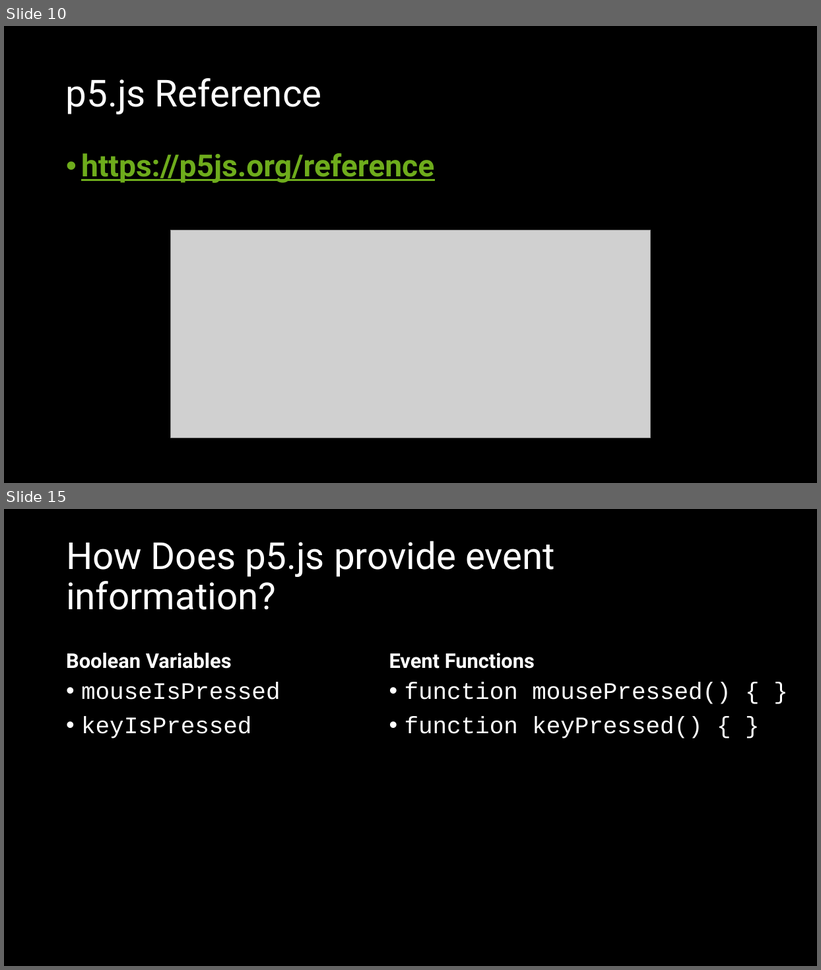
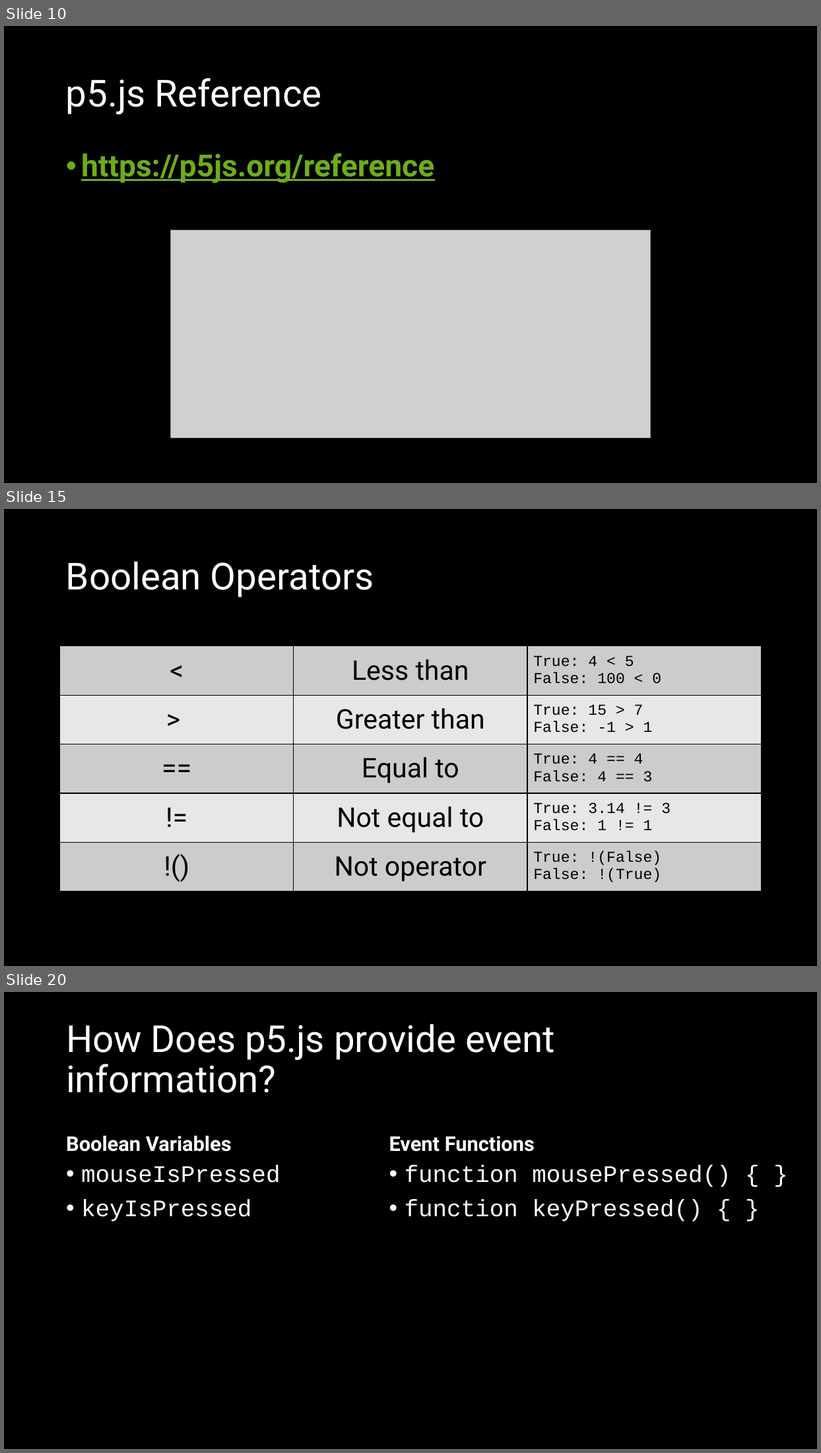
Before and after one commit to crhallberg/IMM120, a slide deck: Presentations/Sept 11 - Class 2.pptx. Shown one above the other, each under a label of ours: slides 10 and 15 before the commit, slides 10, 15 and 20 after it; the slides between them are not shown. The pictures are 821x970 and 821x1453 pixels, drawn with LibreOffice and Linux fonts; fonts in the diff are those of the drawing; grey boxes stand for pictures. Boxes give left, top, right and bottom in pixels: in the first picture for what was removed or moved away, otherwise in the second. Text is boxed around its words. In the diff, an @@ line names an element or a change of style, - is before the commit and + after.

```diff
--- a/Presentations/Sept 11 - Class 2.pptx
+++ b/Presentations/Sept 11 - Class 2.pptx
@@ slide 15 added at <box>4,509,817,966</box>, background #000000 @@
@@ title added at <box>66,561,374,597</box>, 44 pt, text #FFFFFF @@
+Boolean Operators
@@ table added at <box>60,646,761,892</box>, 5 rows, 3 columns @@
+< | Less than | True: 4 < 5 / False: 100 < 0
+> | Greater than | True: 15 > 7 / False: -1 > 1
+== | Equal to | True: 4 == 4 / False: 4 == 3
+!= | Not equal to | True: 3.14 != 3 / False: 1 != 1
+!() | Not operator | True: !(False) / False: !(True)
@@ what was slide 15 is now slide 20 @@
```
Also in this commit, not shown: 2 slides changed, 13 other slides added, 3 slides removed, 3 other files.
